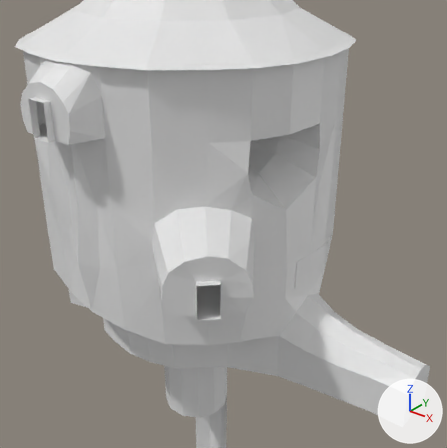
Renders of the OBJ model assets/scenes/scene00/map.obj from each side of a commit.
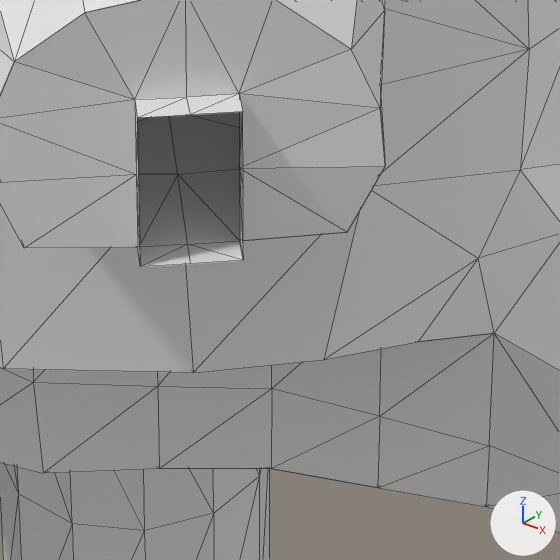
Old and new are each drawn from a 50 mm camera at (28.56, -31.91, 28.59) aimed at (9.44, -8.0, 13.77) and again close up on the part from 37% to 66% of the width and 58% to 87% of the height. Lighting does not change. The marker at lower right points along +X, +Y and +Z. The first two pictures are the older version. The close-ups show mesh edges as thin lines. Materials are left out; every surface is plain grey. Where no turn or scale is listed for an object, it has been applied to the vertices.

The older version as bpy lines, for what is in view:
```python
me_inside_the_deku_tree_00_dmx = bpy.data.meshes.new('inside_the_deku_tree_00.dmx')
me_inside_the_deku_tree_00_dmx.from_pydata(...)  # 189 vertices, 246 faces; spans x -10.5..18.9, y -12.4..10.5, z 0.0..17.8
me_inside_the_deku_tree_00_dmx.materials.append(mat_dg01_yuka_00_59400_004)
me_inside_the_deku_tree_00_dmx_003 = bpy.data.meshes.new('inside_the_deku_tree_00.dmx.003')
me_inside_the_deku_tree_00_dmx_003.from_pydata(...)  # 50 vertices, 56 faces; spans x -2.13..11.63, y -12.43..-8.05, z 8.88..20.9
me_inside_the_deku_tree_00_dmx_003.materials.append(mat_dg01_kiri_03_k_1e300_004)
me_inside_the_deku_tree_00_dmx_004 = bpy.data.meshes.new('inside_the_deku_tree_00.dmx.004')
me_inside_the_deku_tree_00_dmx_004.from_pydata(...)  # 436 vertices, 682 faces; spans x -10.5..18.9, y -12.0..10.5, z -9.0..22.0
me_inside_the_deku_tree_00_dmx_004.materials.append(mat_dg01_kabe_00_7e00_004)
ob_inside_the_deku_tree_00_dmx = bpy.data.objects.new('inside_the_deku_tree_00.dmx', me_inside_the_deku_tree_00_dmx)
ob_inside_the_deku_tree_00_dmx.location = (0.0, 0.0, 0.0)
ob_inside_the_deku_tree_00_dmx_003 = bpy.data.objects.new('inside_the_deku_tree_00.dmx.003', me_inside_the_deku_tree_00_dmx_003)
ob_inside_the_deku_tree_00_dmx_003.location = (0.0, 0.0, 0.0)
ob_inside_the_deku_tree_00_dmx_004 = bpy.data.objects.new('inside_the_deku_tree_00.dmx.004', me_inside_the_deku_tree_00_dmx_004)
ob_inside_the_deku_tree_00_dmx_004.location = (0.0, 0.0, 0.0)
```
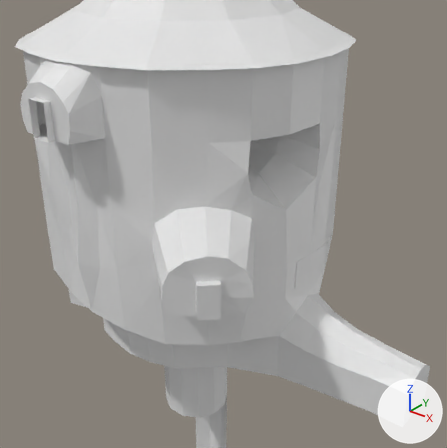
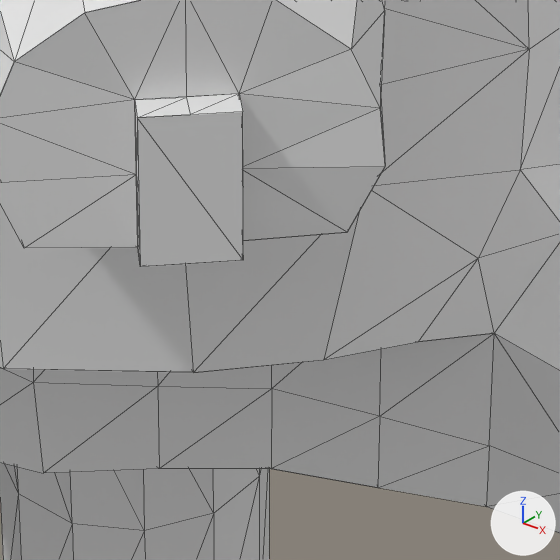
The change, as a list of edits to the scene's bpy script:
```text
Add me_door:
    me_door.from_pydata([(10.25, -9.32, 8.88), (10.25, -9.32, 11.1), (9.32, -10.25, 8.88), (9.32, -10.25, 11.1), (10.56, -9.63, 8.88), (9.63, -10.56, 8.88), (10.56, -9.63, 11.1), (9.63, -10.56, 11.1), (9.63, -10.56, 8.88)], [], [(0, 2, 1), (2, 3, 1), (4, 5, 0), (5, 2, 0), (6, 7, 4), (7, 8, 4)])
Add ob_door:
    ob_door = bpy.data.objects.new('DOOR', me_door)
    ob_door.location = (0.0, 0.0, 0.0)
```

What differs and where, as boxes [x1, y1, x2, y2] in the close-ups (560 x 560 px):
'DOOR', added
    after: [137, 94, 243, 267]
'inside_the_deku_tree_00.dmx', unchanged, covered by the edit
    before: [137, 112, 243, 267]
    after: [162, 235, 309, 266]
